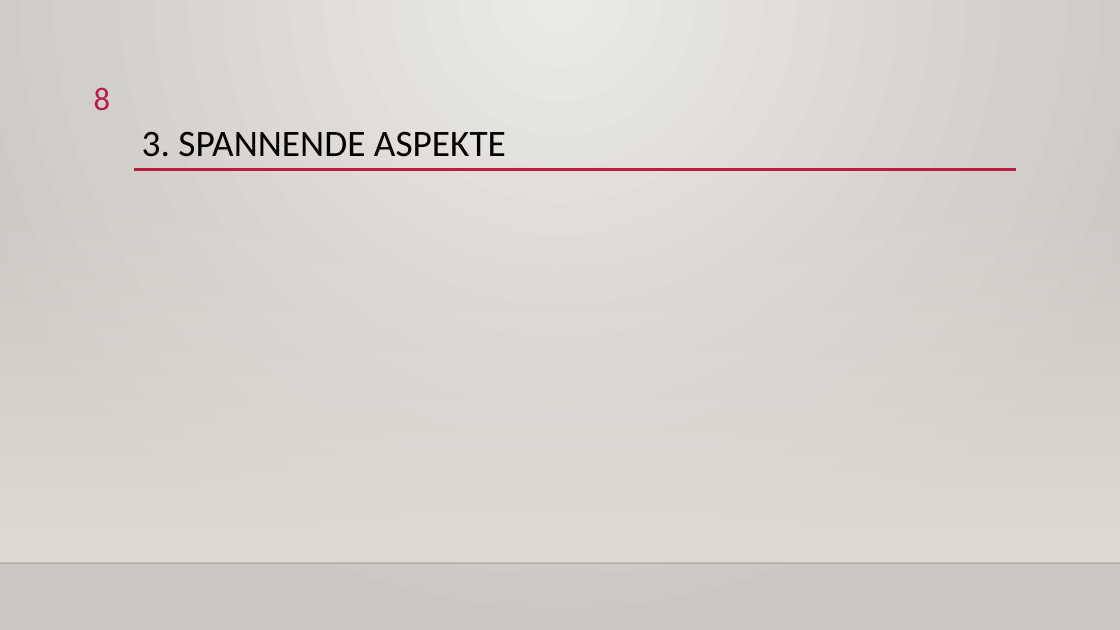
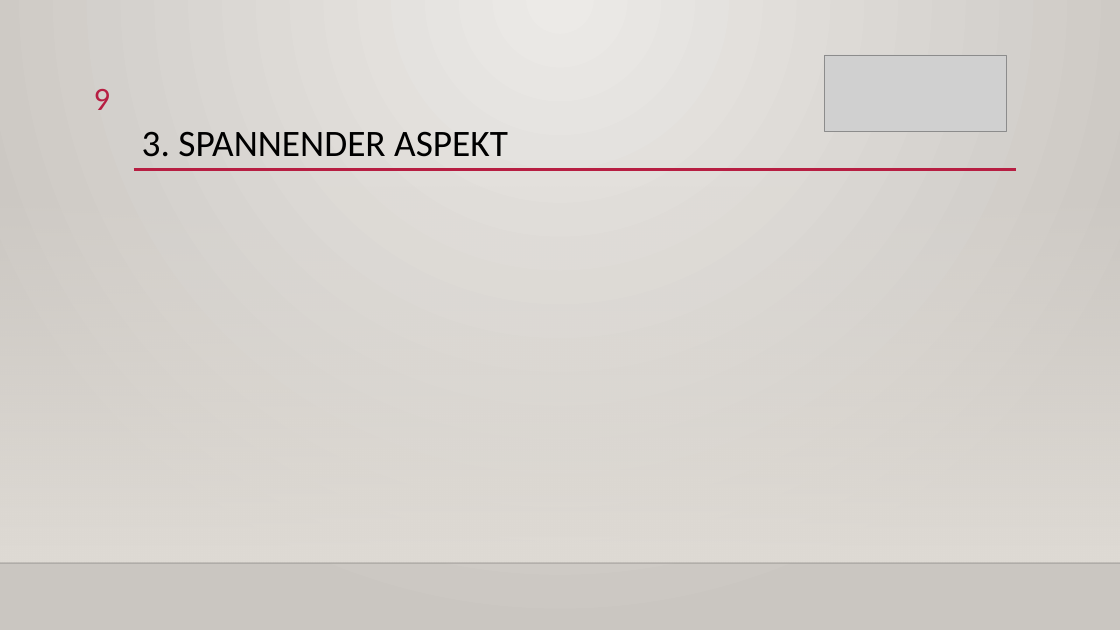
Before and after one commit to ErtugrulSener/Bachelorthesis, a slide deck: slide 9 of Colloquium/Kolloquium.pptx (slide 8 before the commit). Drawn at 1120x630 pixels with LibreOffice and Linux fonts; fonts in the diff are those of the drawing; grey boxes stand for pictures; background and template pictures are left out. Boxes give left, top, right and bottom in pixels: in the first picture for what was removed or moved away, otherwise in the second. Text is boxed around its words. In the diff, an @@ line names an element or a change of style, - is before the commit and + after.

```diff
--- a/Colloquium/Kolloquium.pptx
+++ b/Colloquium/Kolloquium.pptx
@@ picture added at [825,55,1007,131] @@
@@ page number at [94,89,111,110]: text changed @@
-8
+9
@@ title at [142,131,508,157]: text changed @@
-3. SPANNENDE ASPEKTE
+3. SPANNENDER ASPEKT
```
Also in this commit, not shown: 9 other slides changed, 2 slides added, 1 slide removed.
